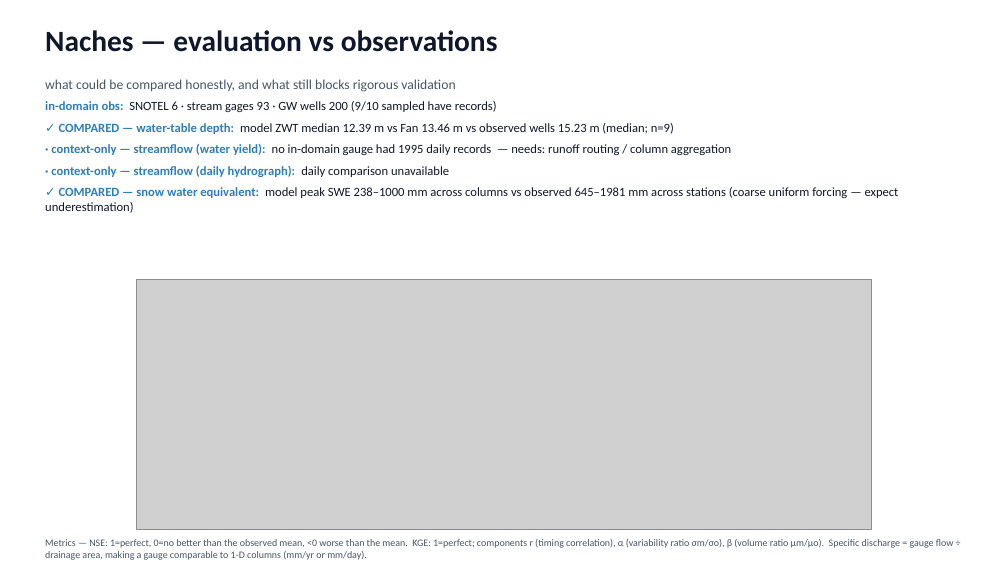
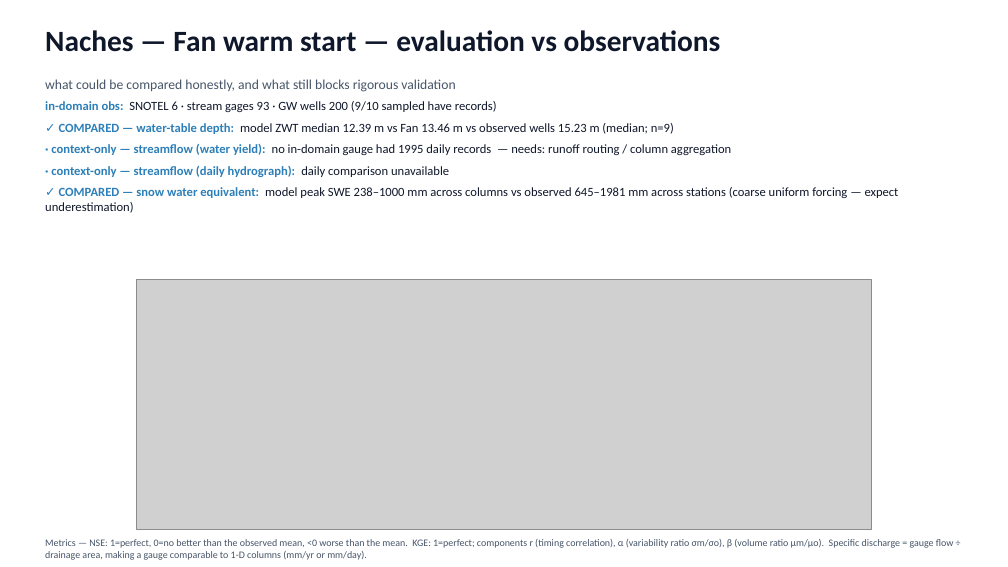
Before and after one commit to hoangtv1899/multi-agent-framework, a slide deck: slide 19 of docs/slides/story_20260706.pptx. Drawn at 1008x567 pixels with LibreOffice and Linux fonts; fonts in the diff are those of the drawing; grey boxes stand for pictures. Boxes give left, top, right and bottom in pixels: in the first picture for what was removed or moved away, otherwise in the second. Text is boxed around its words. In the diff, an @@ line names an element or a change of style, - is before the commit and + after.

```diff
--- a/docs/slides/story_20260706.pptx
+++ b/docs/slides/story_20260706.pptx
@@ text at <box>45,30,721,52</box>: text changed @@
-Naches — evaluation vs observations
+Naches — Fan warm start — evaluation vs observations
```
Also in this commit, not shown: 12 other slides changed, 25 slides removed, 1 other file.
